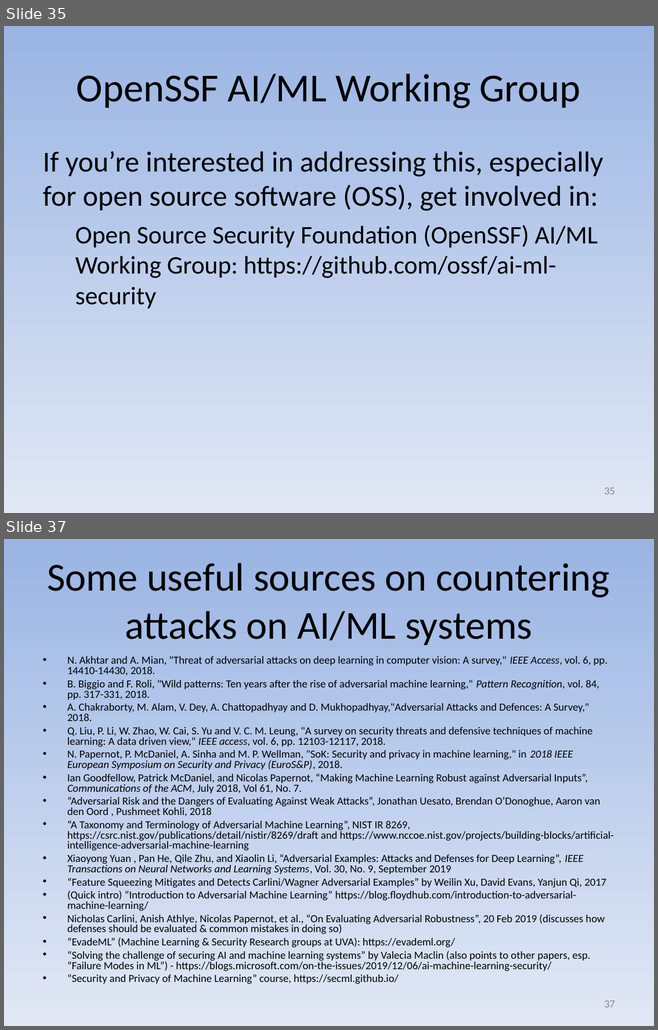
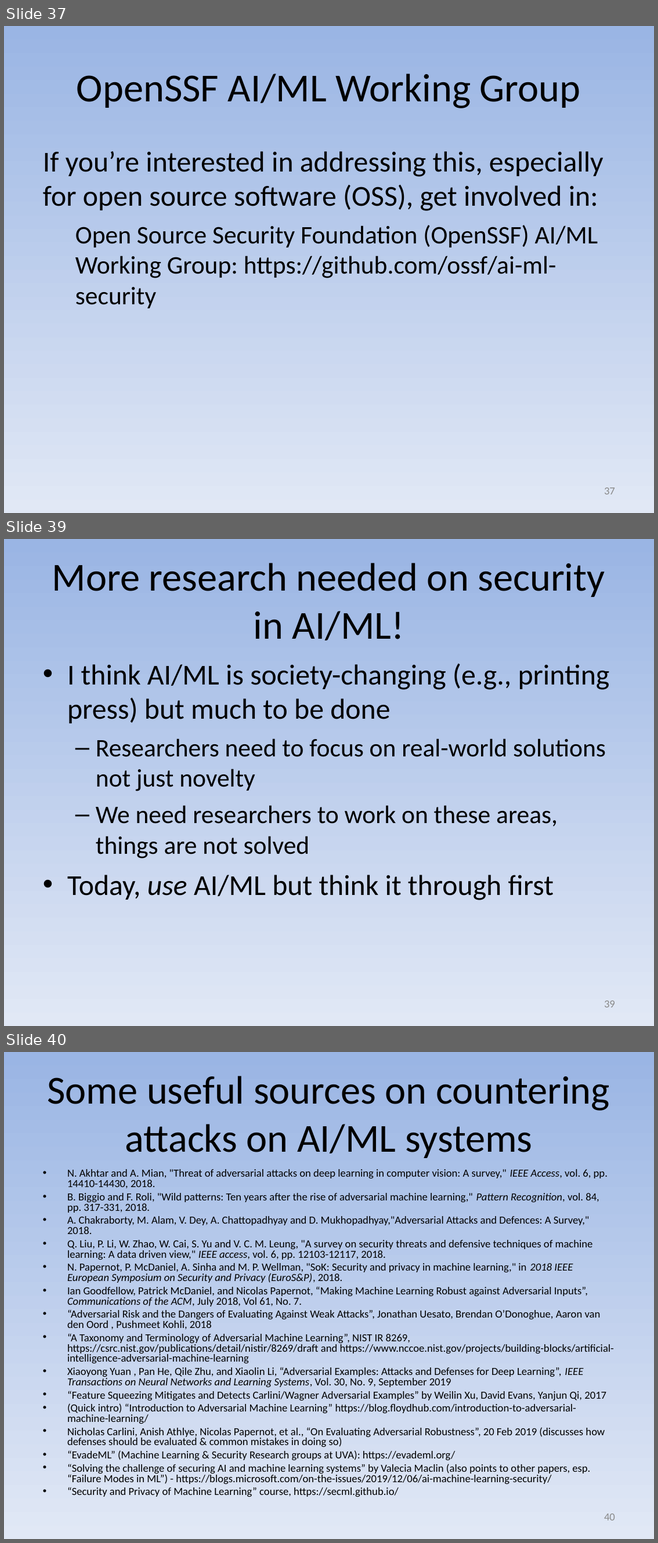
Before and after one commit to david-a-wheeler/david-a-wheeler.github.io, a slide deck: secure-class/presentations/AI-ML-Security.ppt. Shown one above the other, each under a label of ours: slides 35 and 37 before the commit, slides 37, 39 and 40 after it; the slides between them are not shown. The pictures are 658x1030 and 658x1543 pixels, drawn with LibreOffice and Linux fonts; fonts in the diff are those of the drawing. Boxes give left, top, right and bottom in pixels: in the first picture for what was removed or moved away, otherwise in the second. Text is boxed around its words. In the diff, an @@ line names an element or a change of style, - is before the commit and + after.

```diff
--- a/secure-class/presentations/AI-ML-Security.ppt
+++ b/secure-class/presentations/AI-ML-Security.ppt
@@ slide 39 added at [4, 539, 654, 1026], background gradient #9AB5E4 to #E1E8F5 @@
@@ title added at [52, 563, 604, 641], 44 pt, text #000000 @@
+More research needed on security in AI/ML!
@@ text added at [67, 664, 610, 900], 28 pt, text #000000 @@
+• I think AI/ML is society-changing (e.g., printing press) but much to be done
+  – Researchers need to focus on real-world solutions not just novelty
+  – We need researchers to work on these areas, things are not solved
+• Today, use AI/ML but think it through first
@@ page number added at [604, 1001, 615, 1008], 12 pt, text #898989 @@
+39
@@ what was slide 35 is now slide 37 @@
@@ page number at [604, 488, 615, 495]: text changed @@
-35
+37
@@ what was slide 37 is now slide 40 @@
@@ page number at [604, 1514, 615, 1521]: text changed @@
-37
+40
```
Also in this commit, not shown: 12 slides changed, 2 other slides added.
